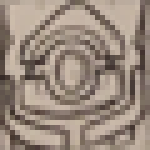
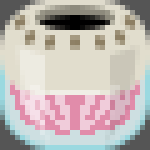
Two versions of the same layered image (150×150). Layer-by-layer changes:
renamed "Group 9" to "squid", hid the group it (14 layers) over [0, 0, 150, 150]
hid "Layer 17" over [0, 0, 150, 150]
showed group "brain" (20 layers) over [0, 0, 150, 150]
